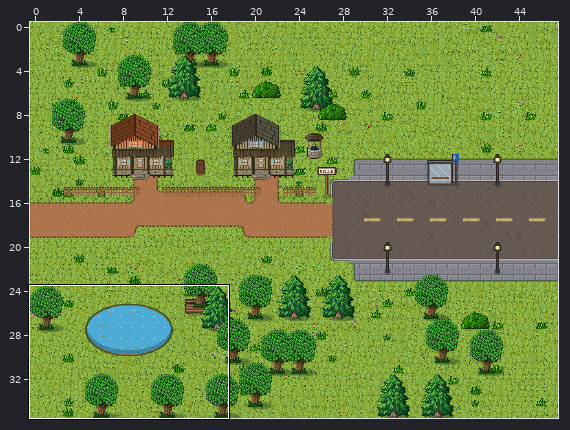
Tiled map (JSON): assets/transition.tmj. The first picture is a wide view before the edit; the outline marks the close-up.
Close-up. Before the commit:
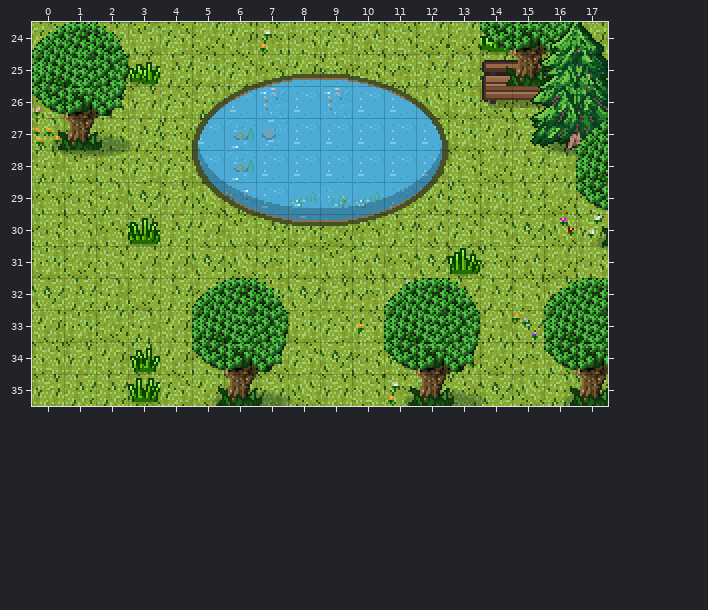
Cells are 16x16 px. Shown: x 0..17, y 24..35. The commit also changed other parts of the map, which this record leaves out.
Once edited:
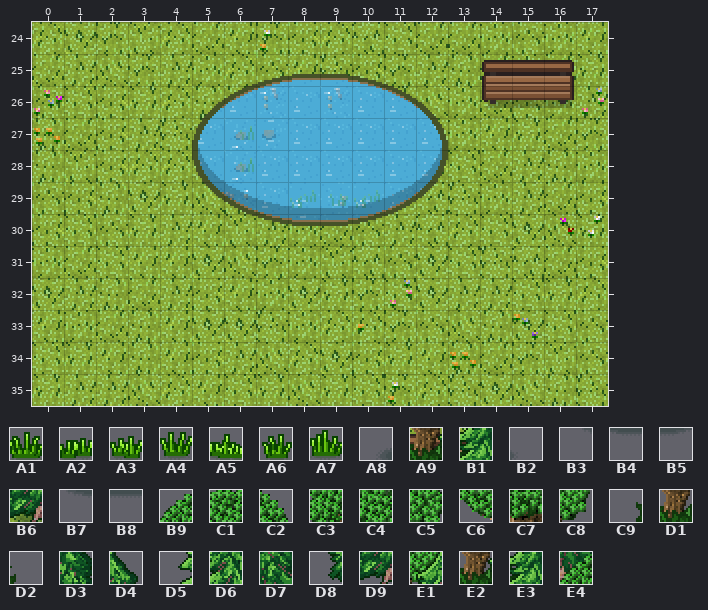
Key: from "transition_decor": A1 5, A2 7, A3 11, A4 20, A5 21, A6 22, A7 34; from "transition_vegetation": A8 0, A9 1, B1 2, B2 3, B3 6, B4 7, B5 8, B6 12, B7 15, B8 16, B9 19, C1 20, C2 21, C3 23, C4 24, C5 25, C6 27, C7 28, C8 29, C9 31, D1 32, D2 33, D3 39, D4 41, D5 42, D6 43, D7 44, D8 49, D9 50, E1 58, E2 59, E3 60, E4 61.
__ is an empty cell.
Tiles replaced or removed in this view: A1, A2, A3, A4, A5, A6, A7, A8, A9, B1, B2, B3, B4, B5, B6, B7, B8, B9, C1, C2, C3, C4, C5, C6, C7, C8, C9, D1, D2, D3, D4, D5, D6, D7, D8, D9, E1, E2, E3, E4.
See-through tiles are keyed as they look on the map.
The exact change:
Changed rows in their new state; .. is an unchanged cell.
Layer "fleurs":
first column x 3:
24 .. .. .. .. .. .. .. .. .. .. .. __ .. .. ..
25 __ .. .. .. .. .. .. .. .. .. .. .. .. .. ..
28 .. .. .. .. .. .. .. .. .. .. .. .. .. .. __
30 __ .. .. .. .. .. .. .. .. .. .. .. .. .. ..
31 .. .. .. .. .. .. .. .. .. .. __ .. .. .. ..
32 .. .. .. .. .. .. .. .. .. .. .. .. .. .. __
33 .. .. .. .. __ .. .. .. .. .. .. .. .. .. ..
34 __ .. .. __ .. .. .. .. .. .. .. .. .. .. ..
35 __ .. .. .. .. .. .. .. .. .. .. .. .. .. ..
Layer "ombres":
first column x 0:
25 .. .. .. .. .. .. .. .. .. .. .. .. .. .. __ __ __ __
26 .. .. .. .. .. .. .. .. .. .. .. .. .. .. .. __ __ __
27 __ __ __ __ .. .. .. .. .. .. .. .. .. .. .. .. __ __
28 __ __ __ .. .. .. .. .. .. .. .. .. .. .. .. .. __ __
30 .. .. .. .. .. .. .. .. .. .. .. .. .. .. .. .. .. __
31 .. .. .. .. .. .. .. .. .. .. .. .. .. .. .. .. .. __
first column x 5:
35 __ __ __ __ .. .. __ __ __ __ .. __ __
Layer "vegetation":
first column x 0:
24 __ __ __ .. .. .. .. .. .. .. .. .. .. .. __ __ __ __
25 __ __ __ .. .. .. .. .. .. .. .. .. .. .. __ __ __ __
26 __ __ __ .. .. .. .. .. .. .. .. .. .. .. .. __ __ __
27 __ __ __ .. .. .. .. .. .. .. .. .. .. .. .. __ __ __
28 .. .. .. .. .. .. .. .. .. .. .. .. .. .. .. .. .. __
29 .. .. .. .. .. .. .. .. .. .. .. .. .. .. .. .. .. __
30 .. .. .. .. .. .. .. .. .. .. .. .. .. .. .. .. .. __
32 .. .. .. .. .. __ __ __ .. .. .. __ __ __ .. .. __ __
33 .. .. .. .. .. __ __ __ .. .. .. __ __ __ .. .. __ __
34 .. .. .. .. .. __ __ __ .. .. .. __ __ __ .. .. __ __
35 .. .. .. .. .. __ __ __ .. .. .. __ __ __ .. .. __ __
Changed places in both close-ups, as pixel boxes (x1, y1, x2, y2):
removed: (32, 22, 160, 158)
removed: (384, 22, 608, 406)
removed: (128, 218, 160, 246)
removed: (192, 278, 296, 406)
removed: (128, 348, 160, 406)
